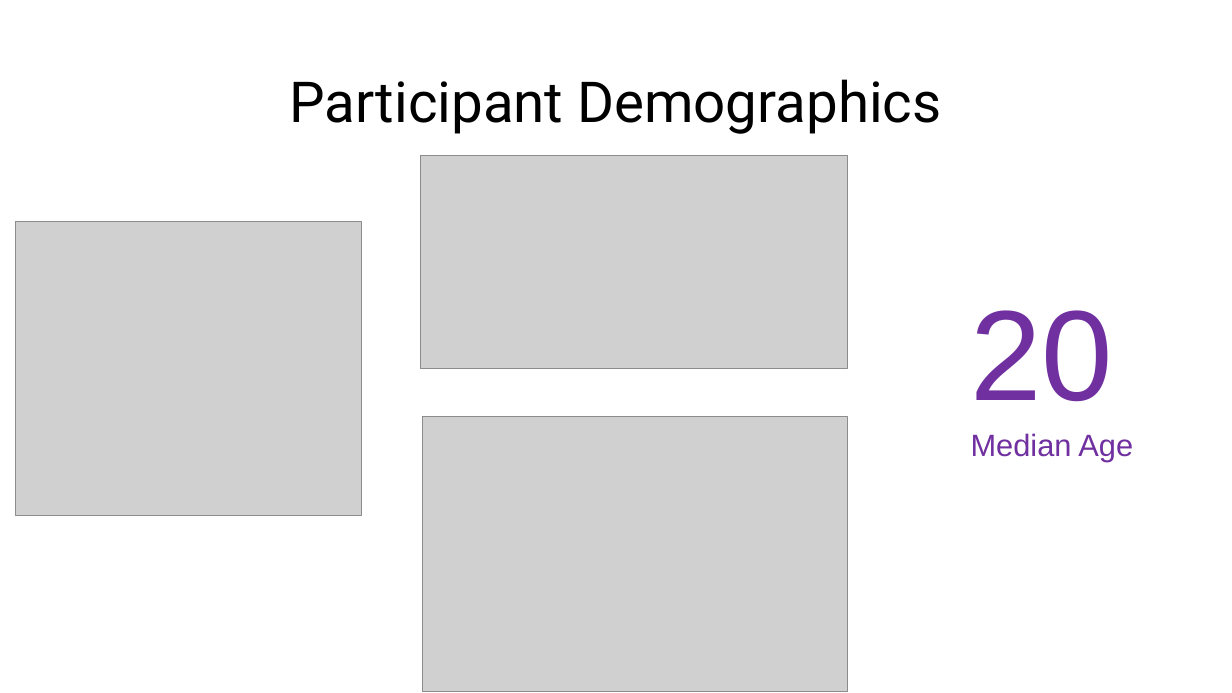
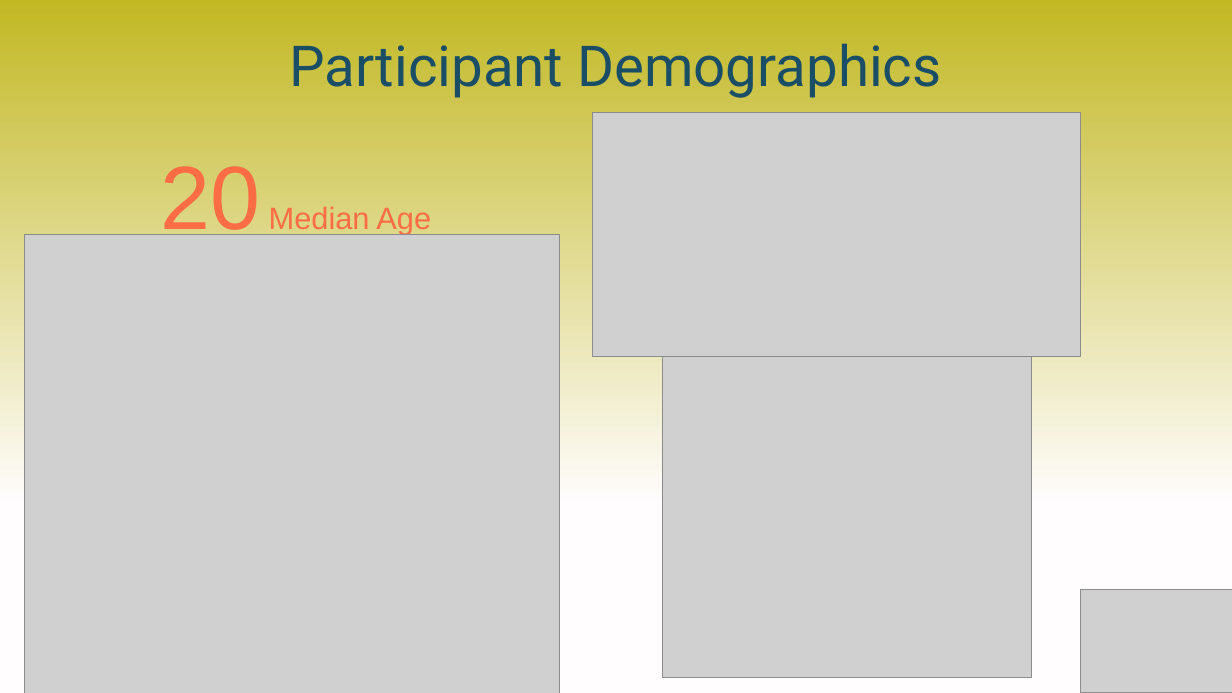
Before and after one commit to embark-lab/MAXED_RR2, a slide deck: slide 2 of PPT/Infographic.pptx (slide 1 before the commit). Drawn at 1232x693 pixels with LibreOffice and Linux fonts; fonts in the diff are those of the drawing; grey boxes stand for pictures. Boxes give left, top, right and bottom in pixels: in the first picture for what was removed or moved away, otherwise in the second. Text is boxed around its words. In the diff, an @@ line names an element or a change of style, - is before the commit and + after.

```diff
--- a/PPT/Infographic.pptx
+++ b/PPT/Infographic.pptx
@@ background #FFFFFF to gradient #C2B824 to #FFFDFE @@
@@ title "Participant Demographics": place and size @@
-title "Participant Demographics" at (289,79,941,134)
+title "Participant Demographics" at (289,43,941,98)
@@ title "Participant Demographics" at (289,43,941,98): text colour #000000 to #1A4E66 @@
@@ picture added at (592,112,1081,356) @@
@@ text "20 Median Age": place and size @@
-text "20 Median Age" at (971,310,1133,462)
+text "20 Median Age" at (160,166,431,245)
@@ text "20 Median Age" at (160,166,431,245): size 100 to 70 pt in "20"; text colour #7030A0 to #FC6D46 @@
@@ picture removed at (421,155,848,369) @@
@@ picture removed at (16,222,361,516) @@
@@ picture added at (24,234,559,693) @@
@@ picture added at (663,351,1031,677) @@
@@ picture removed at (422,417,848,692) @@
@@ picture added at (1081,590,1232,693) @@
```
Also in this commit, not shown: 4 slides added, 33 other files.
